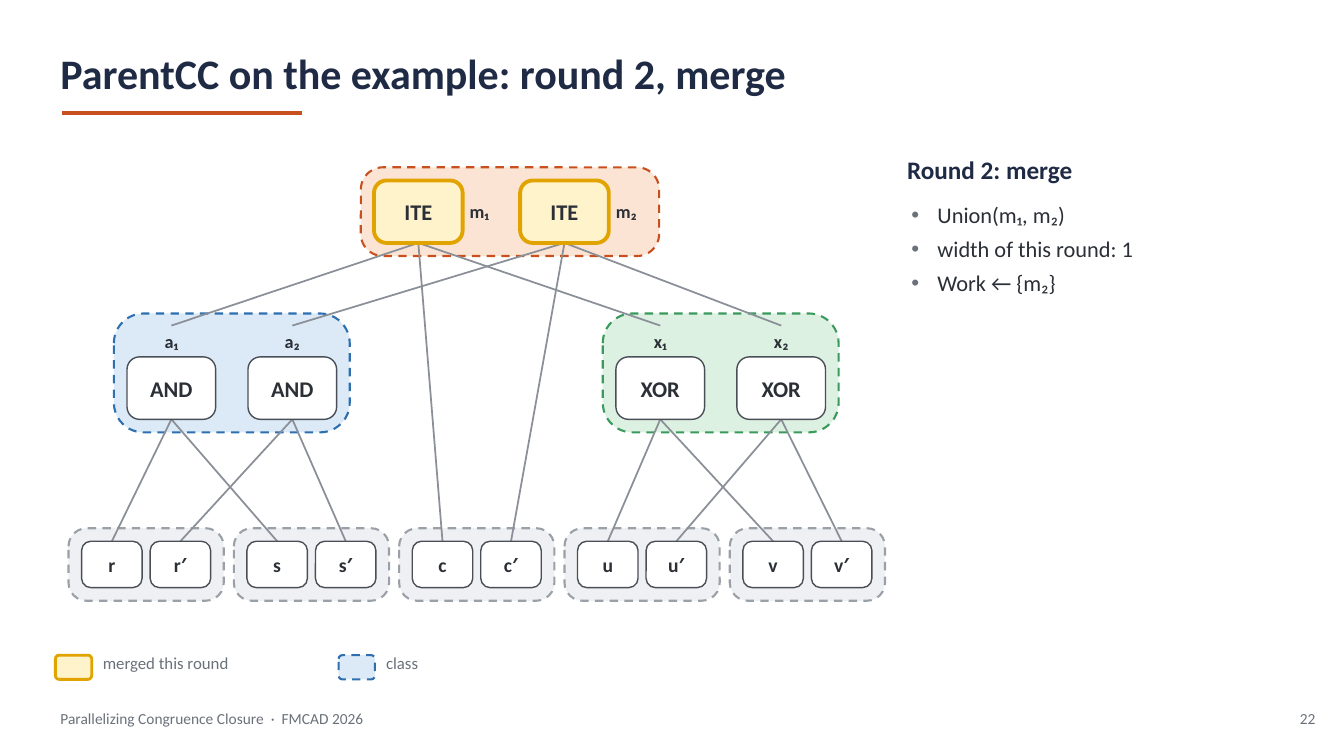
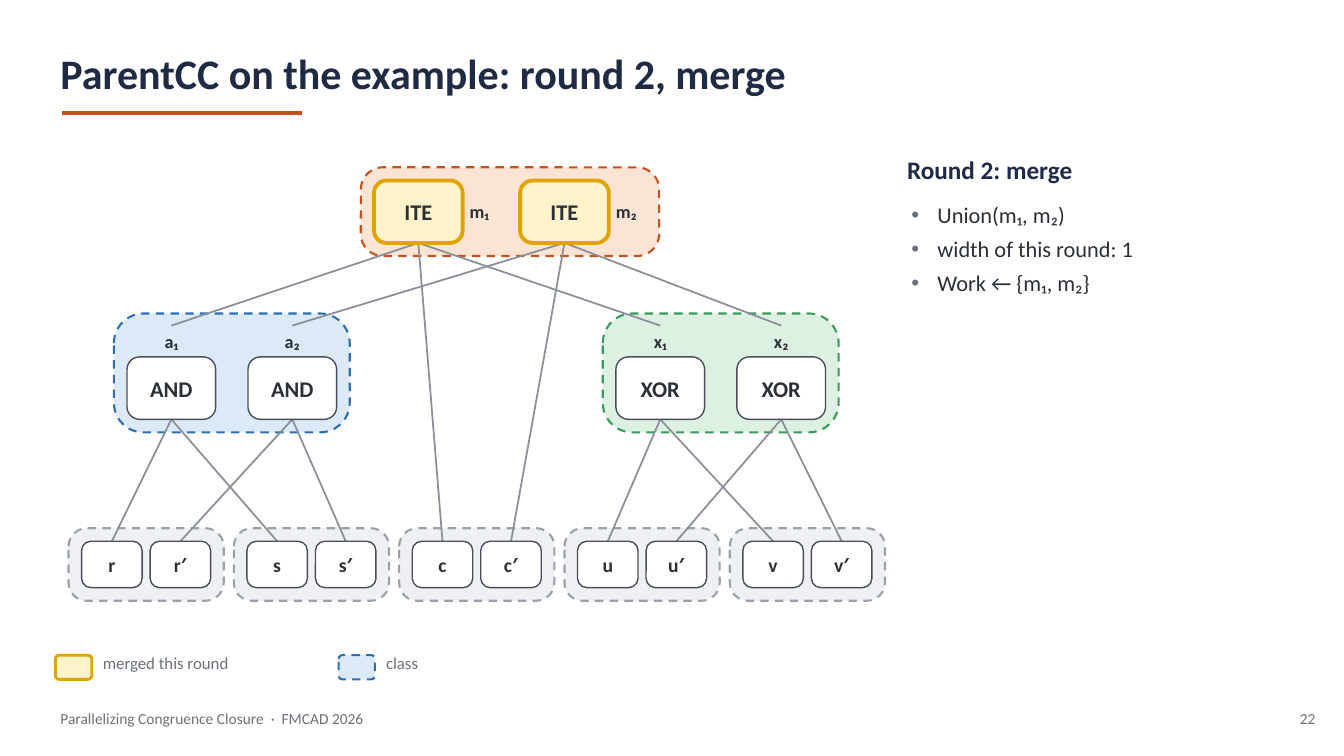
Before and after one commit to amarshah1/parallelcc-paper, a slide deck: slide 22 of slides/parallelcc-part1.pptx. Drawn at 1344x756 pixels with LibreOffice and Linux fonts; fonts in the diff are those of the drawing. Boxes give left, top, right and bottom in pixels: in the first picture for what was removed or moved away, otherwise in the second. Text is boxed around its words. In the diff, an @@ line names an element or a change of style, - is before the commit and + after.

```diff
--- a/slides/parallelcc-part1.pptx
+++ b/slides/parallelcc-part1.pptx
@@ text at [937,275,1089,294]: text changed @@
-• Work ← {m₂}
+• Work ← {m₁, m₂}
```
Also in this commit, not shown: 5 other slides changed, 2 other files.
